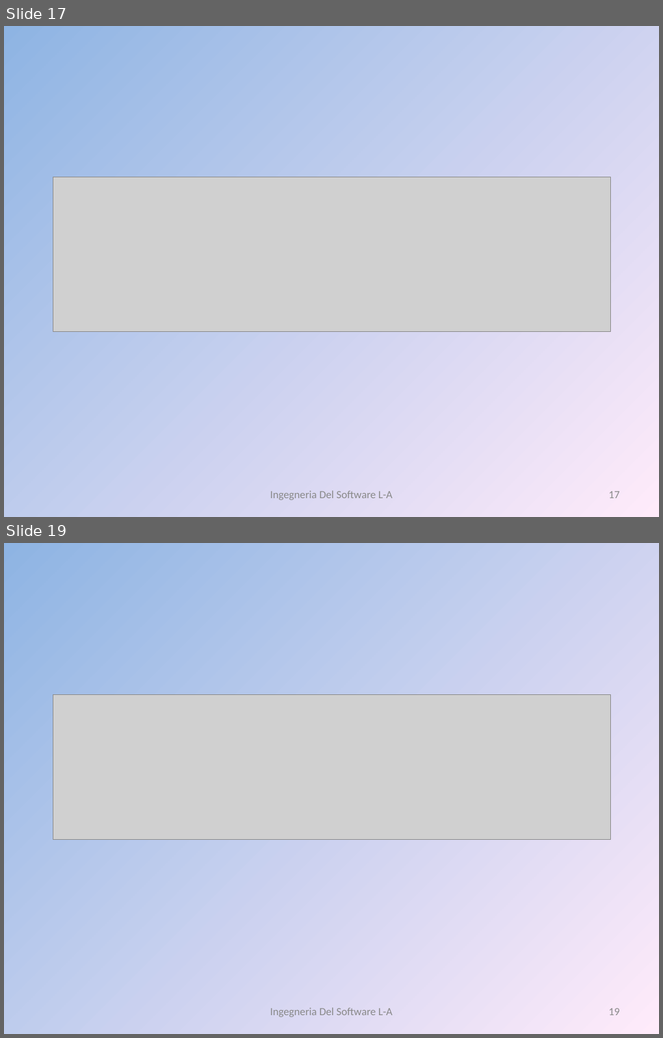
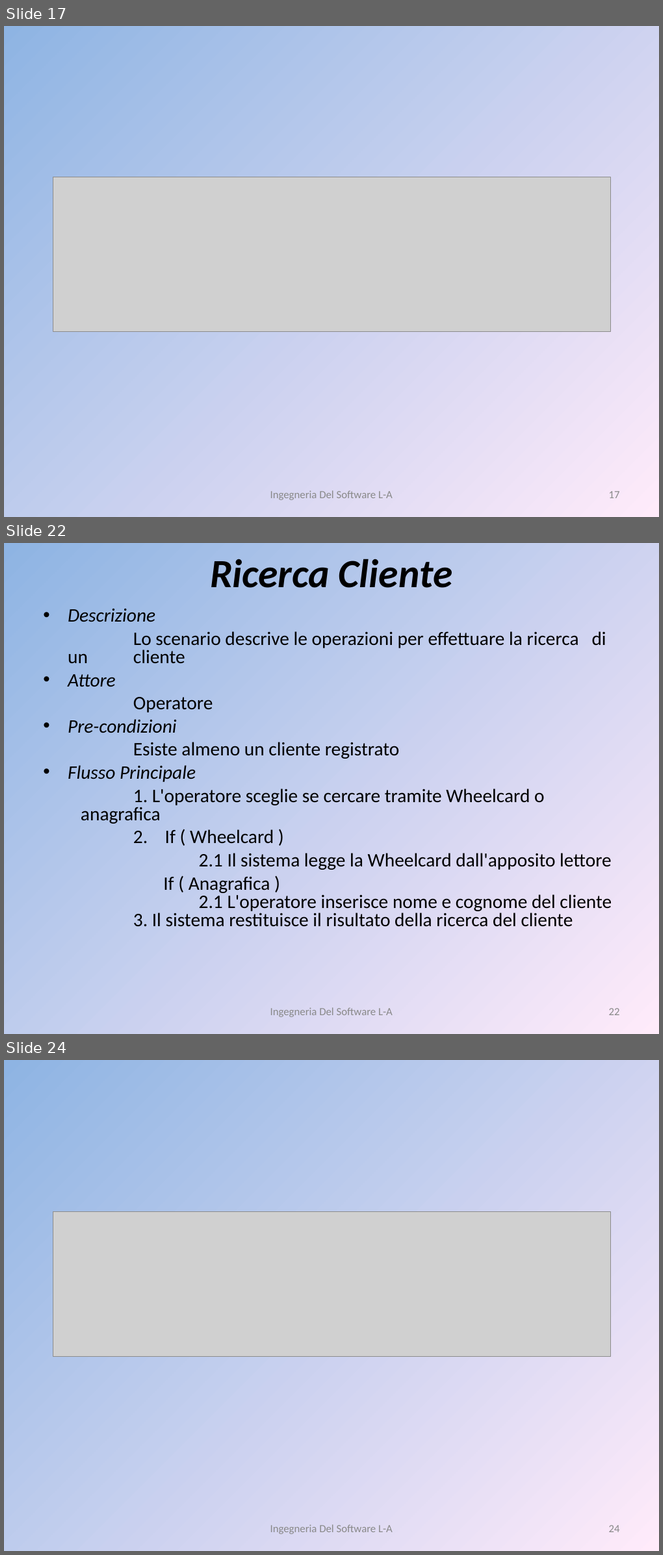
Before and after one commit to liannario/ingsoftbo, a slide deck: ViaggiateSicuri.ppt. Shown one above the other, each under a label of ours: slides 17 and 19 before the commit, slides 17, 22 and 24 after it; the slides between them are not shown. The pictures are 663x1038 and 663x1555 pixels, drawn with LibreOffice and Linux fonts; fonts in the diff are those of the drawing; grey boxes stand for pictures. Boxes give left, top, right and bottom in pixels: in the first picture for what was removed or moved away, otherwise in the second. Text is boxed around its words. In the diff, an @@ line names an element or a change of style, - is before the commit and + after.

```diff
--- a/ViaggiateSicuri.ppt
+++ b/ViaggiateSicuri.ppt
@@ slide 22 added at (x1=4, y1=543, x2=659, y2=1034), background gradient #8EB4E3 to #FFEBFA @@
@@ title added at (x1=210, y1=559, x2=452, y2=588), 44 pt, text #000000, bold, italic @@
+Ricerca Cliente
@@ text added at (x1=68, y1=608, x2=612, y2=927), 21 pt, text #000000 @@
+• Descrizione
+Lo scenario descrive le operazioni per effettuare la ricerca di un cliente
+• Attore
+Operatore
+• Pre-condizioni
+Esiste almeno un cliente registrato
+• Flusso Principale
+1. L'operatore sceglie se cercare tramite Wheelcard o anagrafica
+2. If ( Wheelcard )
+2.1 Il sistema legge la Wheelcard dall'apposito lettore
+If ( Anagrafica )
+2.1 L'operatore inserisce nome e cognome del cliente
+3. Il sistema restituisce il risultato della ricerca del cliente
@@ text added at (x1=270, y1=1008, x2=393, y2=1017), 12 pt, text #898989 @@
+Ingegneria Del Software L-A
@@ page number added at (x1=609, y1=1008, x2=620, y2=1016), 12 pt, text #898989 @@
+22
@@ what was slide 19 is now slide 24 @@
@@ page number at (x1=609, y1=1525, x2=620, y2=1533): text changed @@
-19
+24
```
Also in this commit, not shown: 2 slides changed, 4 other slides added.
